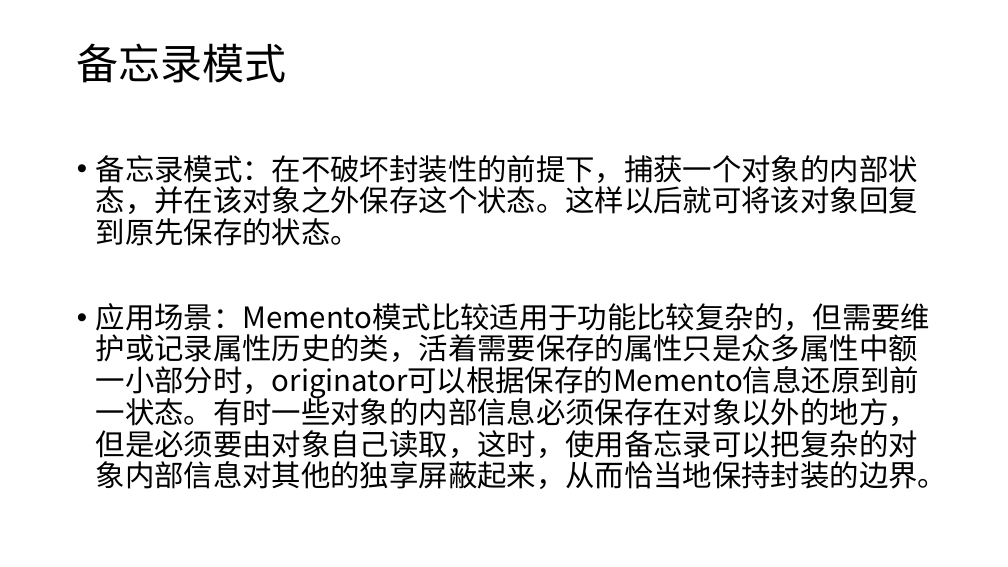
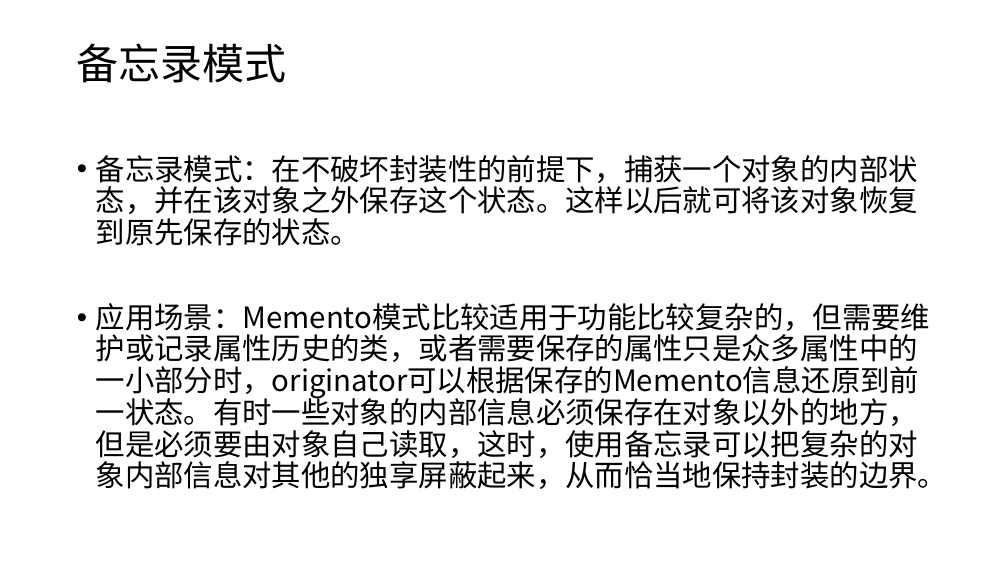
Before and after one commit to CYZZ/shejimoshi, a slide deck: slide 8 of 0329分享会资料/设计模式0328.pptx (slide 6 before the commit). Drawn at 1008x567 pixels with LibreOffice and Linux fonts; fonts in the diff are those of the drawing. Boxes give left, top, right and bottom in pixels: in the first picture for what was removed or moved away, otherwise in the second. Text is boxed around its words. In the diff, an @@ line names an element or a change of style, - is before the commit and + after.

Commit message:
feat：添加备忘录模式

```diff
--- a/0329分享会资料/设计模式0328.pptx
+++ b/0329分享会资料/设计模式0328.pptx
@@ text at (x1=96, y1=155, x2=947, y2=489): text changed @@
-• 备忘录模式：在不破坏封装性的前提下，捕获一个对象的内部状态，并在该对象之外保存这个状态。这样以后就可将该对象回复到原先保存的状态。
-• 应用场景：Memento模式比较适用于功能比较复杂的，但需要维护或记录属性历史的类，活着需要保存的属性只是众多属性中额一小部分时，originator可以根据保存的Memento信息还原到前一状态。有时一些对象的内部信息必须保存在对象以外的地方，但是必须要由对象自己读取，这时，使用备忘录可以把复杂的对象内部信息对其他的独享屏蔽起来，从而恰当地保持封装的边界。
+• 备忘录模式：在不破坏封装性的前提下，捕获一个对象的内部状态，并在该对象之外保存这个状态。这样以后就可将该对象恢复到原先保存的状态。
+• 应用场景：Memento模式比较适用于功能比较复杂的，但需要维护或记录属性历史的类，或者需要保存的属性只是众多属性中的一小部分时，originator可以根据保存的Memento信息还原到前一状态。有时一些对象的内部信息必须保存在对象以外的地方，但是必须要由对象自己读取，这时，使用备忘录可以把复杂的对象内部信息对其他的独享屏蔽起来，从而恰当地保持封装的边界。
```
Also in this commit, not shown: 5 other slides changed, 4 slides added, 21 other files.
